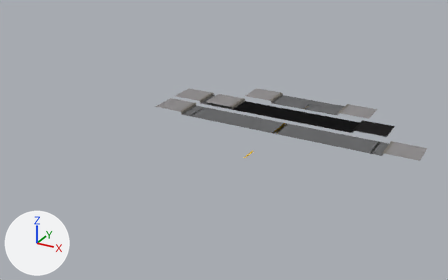
One commit to the Blender file resources/meshes/static/roadCutaway.blend: the scene before it, then after it.
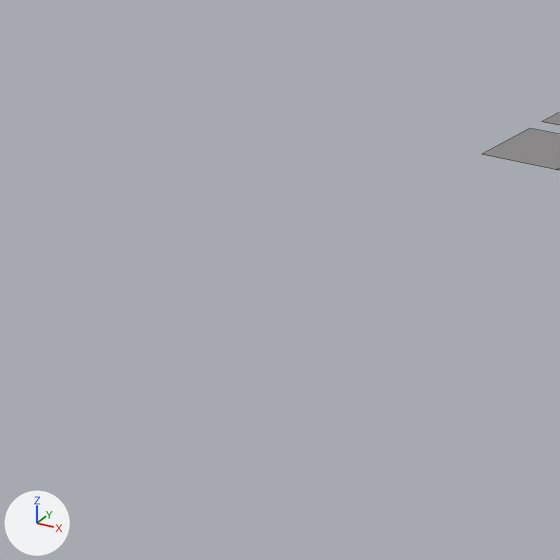
Each version is shown whole from a camera (50 mm lens) standing at (11.89, -27.73, 12.49) and looking at (-1.35, -3.65, 0.45), then close up on the part from 0% to 40% of the width and 20% to 85% of the height. Every picture has the same lights, and +X, +Y and +Z are marked at lower left. The close-ups show mesh edges as thin lines.

Objects in the first close-up: 'roadCutaway'.
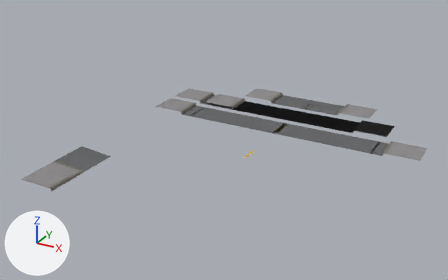
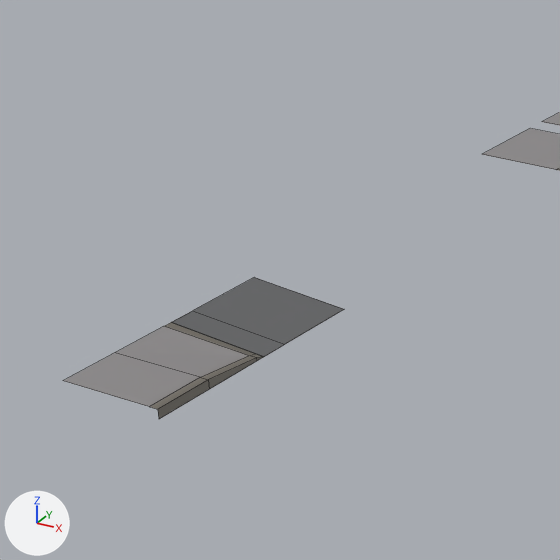
Location of each change, [x1, y1, x2, y2] in pixels of the close-ups (560 x 560 px):
'squareCurb', added: after [63, 277, 344, 419]
    faces in mat_sidewalk (grey #918e8f): [63, 326, 248, 407]
    faces in mat_street (dark grey #6b6b6d): [172, 277, 344, 357]
    faces in mat_flint (grey #6f6a61): [150, 322, 263, 419]

The edits, one by one:
Mesh me_squarecurb is new.
It has 20 vertices, 11 faces and spans x -1.0..0.75, y -2.0..0.0, z -0.15..0.0.
Faces by material slot: [2, 7, 2].
It uses material mat_street (dark grey #6b6b6d).
It uses material mat_flint (grey #6f6a61).
It uses material mat_sidewalk (grey #918e8f).
Object 'squareCurb' (ob_squarecurb) is new; it shows me_squarecurb.
Its location is (-6.35, -7.0, 0.15).
Its scale is (1.0, 2.0, 1.0).
